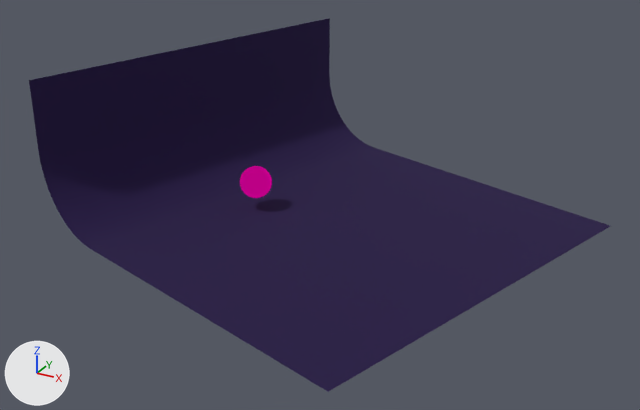
What one commit did to the Blender file BlenderProjects/melon.blend.
Rendered twice from a camera (50 mm lens) standing at (29.3, -54.7, 28.8) and looking at (0.1, -1.6, 2.3). The axes (+X, +Y, +Z) are drawn at lower left. The lights are the same throughout.

Script lines for the objects in view, before the commit:
```python
mat_material = bpy.data.materials.new('Material')
mat_material.use_nodes = True; mat_material.node_tree.nodes.clear()
_N = mat_material.node_tree.nodes; _L = mat_material.node_tree.links
n0 = _N.new('ShaderNodeRGB'); n0.name = 'RGB'
n0.outputs[0].default_value = (0.5, 0.0, 0.239, 1.0)  # 'Color', pink #bc0086
n1 = _N.new('ShaderNodeOutputMaterial'); n1.name = 'Material Output'
_L.new(n0.outputs[0], n1.inputs[0])  # 'Color' to 'Surface'
me_plane_003 = bpy.data.meshes.new('Plane.003')
me_plane_003.from_pydata(...)  # 24 vertices, 11 faces; spans x -1.0..1.0, y -1.0..1.0, z 0.0..0.74
me_plane_003.polygons.foreach_set('use_smooth', [True] * 11)
me_plane_003.materials.append(mat_material_001)  # dark purple #1f0a43
me_sphere = bpy.data.meshes.new('Sphere')
me_sphere.from_pydata(...)  # a UV sphere (32 segments, 16 rings, poles along z) spanning x -1.0..1.0, y -1.0..1.0, z -1.0..1.0
me_sphere.materials.append(mat_material)
ob_plane_003 = bpy.data.objects.new('Plane.003', me_plane_003)
ob_plane_003.location = (0.0, 0.0, 0.0)
ob_plane_003.rotation_euler = (0.0, 0.0, 1.278)  # degrees (0, 0, 73)
ob_plane_003.scale = (15.3, 15.3, 15.3)
ob_sphere = bpy.data.objects.new('Sphere', me_sphere)
ob_sphere.location = (-6.51, -0.08, 2.29)
ob_sphere.scale = (1.27, 1.27, 1.27)
```
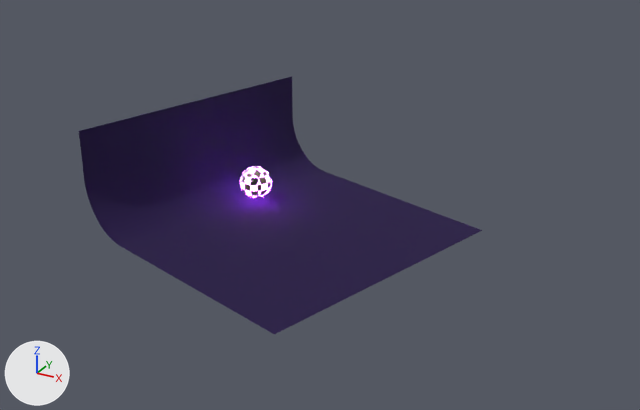
Location of each change, (x1, y1, x2, y2) in pixels of the pictures (640 x 410 px):
'Plane.003', moved, rescaled (31% narrower, 31% shorter): before (29, 18, 610, 392); after (79, 77, 482, 334)
'Sphere', surface changed (pink to white): (240, 166, 272, 198) in both

Diff of the bpy script that builds the scene:
```diff
--- a/BlenderProjects/melon.blend.py
+++ b/BlenderProjects/melon.blend.py
@@ img_raton_jpeg @@
+img_raton_jpeg = load_image('raton.jpeg', 'raton.jpeg', 1429, 1295, 'sRGB')
@@ mat_material @@
 mat_material = bpy.data.materials.new('Material')
-# nodes: OutputMaterial, RGB
-# colours: pink #bc0086
+# nodes: BsdfPrincipled, Mapping x2, OutputMaterial, TexChecker x2, TexCoord x2, TexImage
+# colours: pink #e78ee3, purple #c852ff, black #000000
+# uses the picture img_raton_jpeg
@@ ob_plane_003 @@
 ob_plane_003 = bpy.data.objects.new('Plane.003', me_plane_003)
-ob_plane_003.location = (0.0, 0.0, 0.0)
+ob_plane_003.location = (-1.72, -3.57, 0.68)
 ob_plane_003.rotation_euler = (0.0, 0.0, 1.278)  # degrees (0, 0, 73)
-ob_plane_003.scale = (15.3, 15.3, 15.3)
+ob_plane_003.scale = (10.3, 10.3, 10.3)
```
